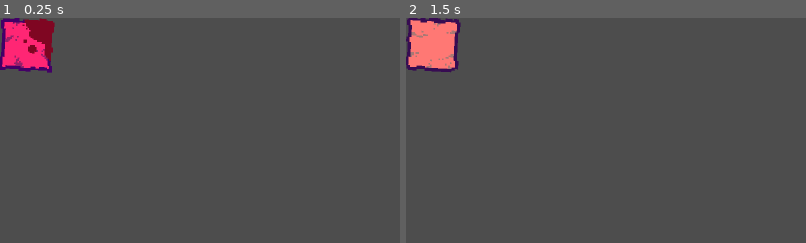
Above: before the commit, frames 1-2 (left to right).
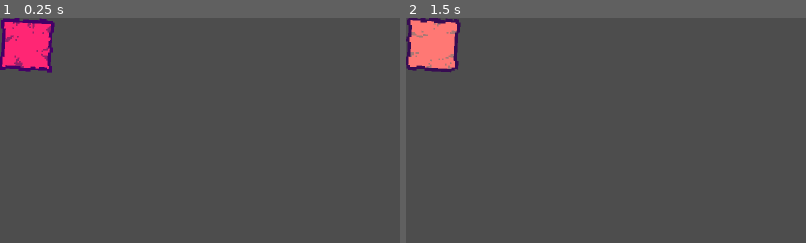
Above: after the commit, the same moments.

Repository: deloatchj/SecretCultJam
Game: Godot game, scene res://scenes/Cell.tscn
Same seed, same stepped clock (60 frames per second), same inputs: the game is played once before the commit and once after it. This scene is started directly instead of the project's main scene.
Inputs (mouse positions are % of the whole screen's width and height, from its top left):
- Up to frame 1 (0.25 s): no input
- Up to frame 2 (1.5 s): click (3, 6) at 0.5 s; tap Enter at 1.25 s; move the mouse to (72, 45) at 1.27 s; press the mouse at (72, 45) at 1.28 s
The pictures show only the part of the screen within x 0-50%, y 0-50%; the shares and areas given below are measured in that part.

The runs differ from the first frame. In frame 1, 0.9% of the frame differs, in the area x 5-14%, y 0-20%; in frame 2, nothing differs.
Error in both runs: Invalid access to property or key 'flagmode' on a base object of type 'null instance'. (res://scripts/Cell.gd:101)

Commit message:
blood droplet sprites added

Diff:
--- a/scenes/Cell.tscn
+++ b/scenes/Cell.tscn
@@ -1,14 +1,14 @@
 [gd_scene load_steps=16 format=3 uid="uid://cjy6e0svasxph"]
 
 [ext_resource type="Script" path="res://scripts/Cell.gd" id="1_ckdnl"]
-[ext_resource type="Texture2D" uid="uid://dq20m3w8kk8kr" path="res://art/Minesweeper/tilemorebloody.png" id="2_hf84o"]
 [ext_resource type="Texture2D" uid="uid://bp266b4xy2deb" path="res://art/Minesweeper/tilemore2.png" id="2_w5hox"]
 [ext_resource type="Texture2D" uid="uid://lsqqnk1b30ag" path="res://art/Minesweeper/tilemore3.png" id="3_2txow"]
-[ext_resource type="Texture2D" uid="uid://bpmpkrec5adja" path="res://art/Minesweeper/tilemore5bloody.png" id="3_63qrf"]
-[ext_resource type="Texture2D" uid="uid://blq1eyuoooiye" path="res://art/Minesweeper/tilemore4bloody.png" id="4_8qch2"]
 [ext_resource type="Texture2D" uid="uid://ctm6pvv3okdp1" path="res://art/Minesweeper/tilemore4.png" id="4_shteo"]
 [ext_resource type="Texture2D" uid="uid://dp2xhy6a1wtl4" path="res://art/Minesweeper/tilemore.png" id="5_cb7j2"]
 [ext_resource type="Texture2D" uid="uid://jpfb7oda1baf" path="res://art/Minesweeper/tilemore5.png" id="6_0vkk4"]
+[ext_resource type="Texture2D" uid="uid://cwllbdk2vdy7w" path="res://art/Minesweeper/tilemoreblooddrop1.png" id="7_3yqwj"]
+[ext_resource type="Texture2D" uid="uid://cuasoxb2xav2h" path="res://art/Minesweeper/tilemoreblooddrop2.png" id="8_2airi"]
+[ext_resource type="Texture2D" uid="uid://cb6b6701c7018" path="res://art/Minesweeper/tilemoreblooddrop3.png" id="9_o0lww"]
 
 [sub_resource type="StyleBoxEmpty" id="StyleBoxEmpty_t447k"]
 
@@ -33,7 +33,7 @@
 offset_bottom = 128.0
 theme = SubResource("Theme_5g4du")
 script = ExtResource("1_ckdnl")
-unrevealedtiles = Array[CompressedTexture2D]([ExtResource("2_hf84o"), ExtResource("3_63qrf"), ExtResource("4_8qch2"), ExtResource("2_w5hox"), ExtResource("3_2txow"), ExtResource("4_shteo"), ExtResource("5_cb7j2"), ExtResource("6_0vkk4")])
+unrevealedtiles = Array[CompressedTexture2D]([ExtResource("2_w5hox"), ExtResource("3_2txow"), ExtResource("4_shteo"), ExtResource("5_cb7j2"), ExtResource("6_0vkk4"), ExtResource("7_3yqwj"), ExtResource("8_2airi"), ExtResource("9_o0lww")])
 
 [node name="TextureRect" type="TextureRect" parent="."]
 texture_filter = 1
Binary file added: art/Minesweeper/tilemoreblooddrop1.png
Not shown, added: art/Minesweeper/tilemoreblooddrop1.png.import
Binary file added: art/Minesweeper/tilemoreblooddrop2.png
Not shown, added: art/Minesweeper/tilemoreblooddrop2.png.import
Binary file added: art/Minesweeper/tilemoreblooddrop3.png
Not shown, added: art/Minesweeper/tilemoreblooddrop3.png.import
